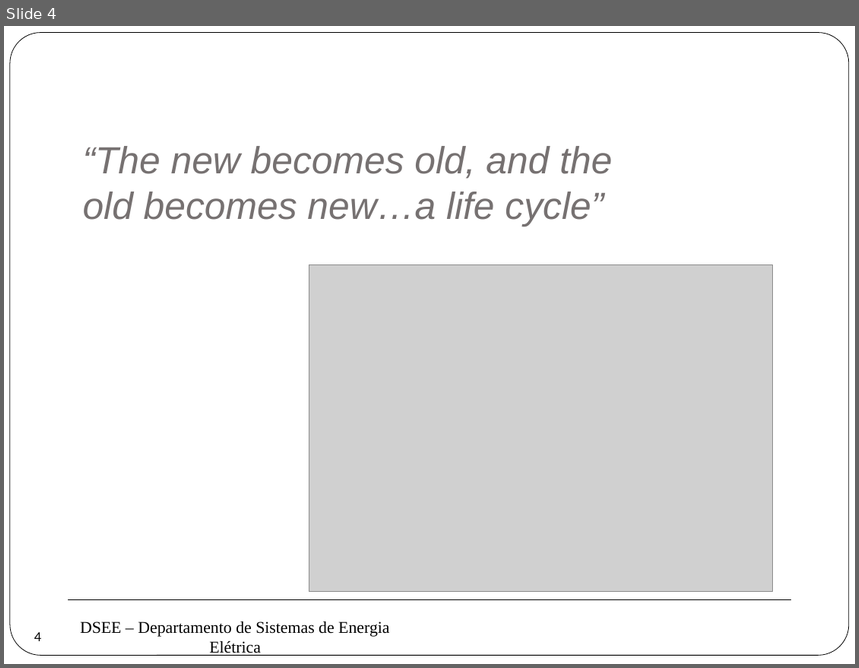
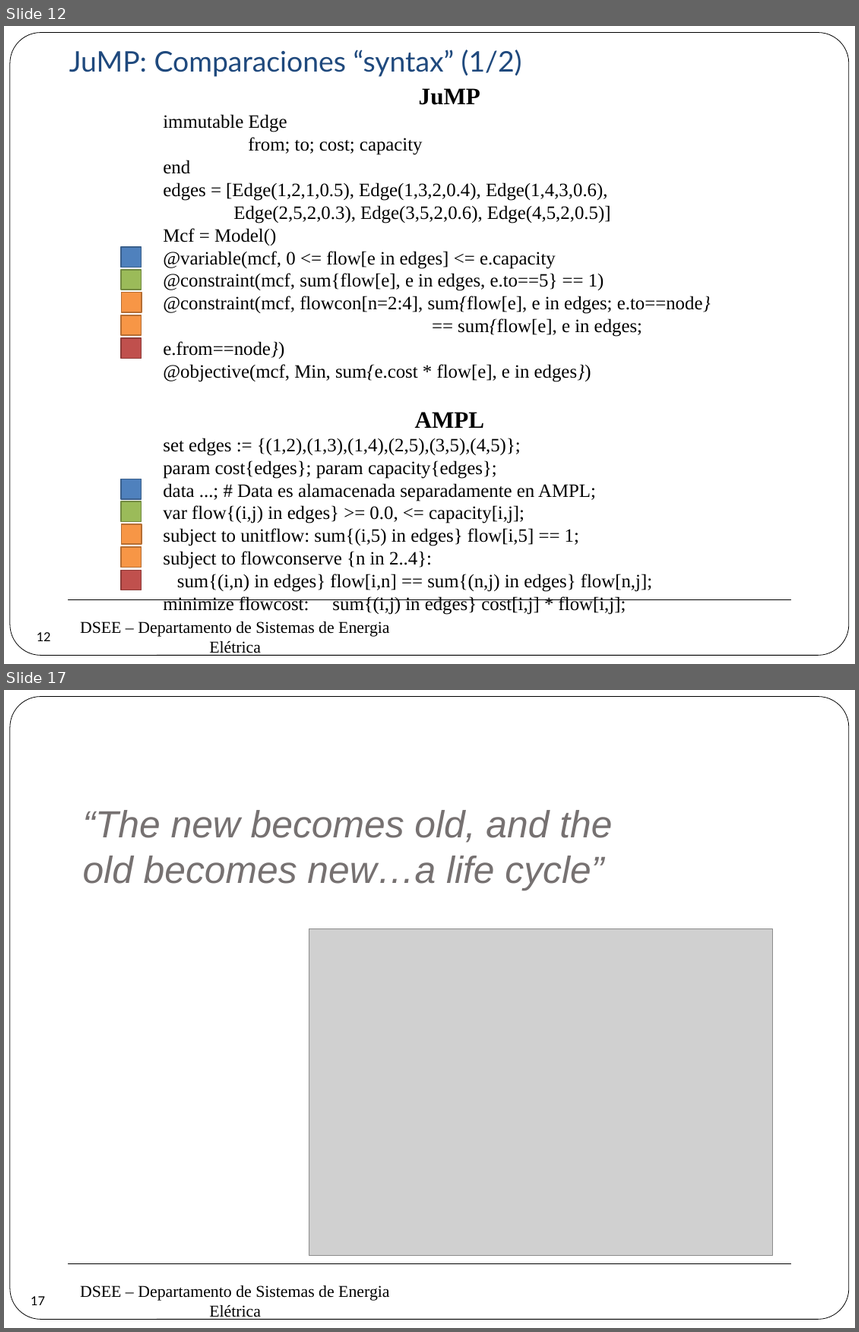
Before and after one commit to erikfilias/Power-Systems-Optimization-using-Julia-Language, a slide deck: 1. Lectures/Introducción a la Optimización aplicada a Sistemas de Energía Eléctrica/Dia 1/3. Julia Language.pptx. Shown one above the other, each under a label of ours: slide 4 before the commit, slides 12 and 17 after it; the slides between them are not shown. The pictures are 859x668 and 859x1332 pixels, drawn with LibreOffice and Linux fonts; fonts in the diff are those of the drawing; grey boxes stand for pictures; background and template pictures are left out. Boxes give left, top, right and bottom in pixels: in the first picture for what was removed or moved away, otherwise in the second. Text is boxed around its words. In the diff, an @@ line names an element or a change of style, - is before the commit and + after.

```diff
--- a/1. Lectures/Introducción a la Optimización aplicada a Sistemas de Energía Eléctrica/Dia 1/3. Julia Language.pptx
+++ b/1. Lectures/Introducción a la Optimización aplicada a Sistemas de Energía Eléctrica/Dia 1/3. Julia Language.pptx
@@ slide 12 added at [4, 26, 855, 664], background #FFFFFF; not listed: 3 template elements that a slide beside it also shows @@
@@ text added at [69, 50, 522, 77], 24 pt, text #1F497D @@
+JuMP: Comparaciones “syntax” (1/2)
@@ text added at [163, 88, 711, 615], 16 pt, text #000000 @@
+JuMP
+immutable Edge
+from; to; cost; capacity
+end
+edges = [Edge(1,2,1,0.5), Edge(1,3,2,0.4), Edge(1,4,3,0.6),
+Edge(2,5,2,0.3), Edge(3,5,2,0.6), Edge(4,5,2,0.5)]
+Mcf = Model()
+@variable(mcf, 0 <= flow[e in edges] <= e.capacity
+@constraint(mcf, sum{flow[e], e in edges, e.to==5} == 1)
+@constraint(mcf, flowcon[n=2:4], sum{flow[e], e in edges; e.to==node}
+== sum{flow[e], e in edges; e.from==node})
+@objective(mcf, Min, sum{e.cost * flow[e], e in edges})
+AMPL
+set edges := {(1,2),(1,3),(1,4),(2,5),(3,5),(4,5)};
+param cost{edges}; param capacity{edges};
+data ...; # Data es alamacenada separadamente en AMPL;
+var flow{(i,j) in edges} >= 0.0, <= capacity[i,j];
+subject to unitflow: sum{(i,5) in edges} flow[i,5] == 1;
+subject to flowconserve {n in 2..4}:
+sum{(i,n) in edges} flow[i,n] == sum{(n,j) in edges} flow[n,j];
+minimize flowcost: sum{(i,j) in edges} cost[i,j] * flow[i,j];
@@ rectangle added at [122, 247, 142, 268], fill #4F81BD, outline #3A5F8C 1 pt @@
@@ rectangle added at [122, 270, 142, 290], fill #9BBB59, outline #738A42 1 pt @@
@@ rectangle added at [122, 293, 142, 313], fill #F79646, outline #B76F34 1 pt @@
@@ rectangle added at [122, 316, 142, 336], fill #F79646, outline #B76F34 1 pt @@
@@ rectangle added at [122, 338, 142, 359], fill #C0504D, outline #8E3B39 1 pt @@
@@ rectangle added at [122, 479, 142, 499], fill #4F81BD, outline #3A5F8C 1 pt @@
@@ rectangle added at [122, 502, 142, 522], fill #9BBB59, outline #738A42 1 pt @@
@@ rectangle added at [122, 525, 142, 545], fill #F79646, outline #B76F34 1 pt @@
@@ rectangle added at [122, 548, 142, 568], fill #F79646, outline #B76F34 1 pt @@
@@ rectangle added at [122, 571, 142, 591], fill #C0504D, outline #8E3B39 1 pt @@
@@ page number added at [28, 621, 60, 653], 10.5 pt, text #000000 @@
+12
@@ what was slide 4 is now slide 17 @@
@@ page number at [31, 1296, 45, 1306]: text changed @@
-4
+17
```
Also in this commit, not shown: 14 other slides added, 2 slides removed, 2 other files.
